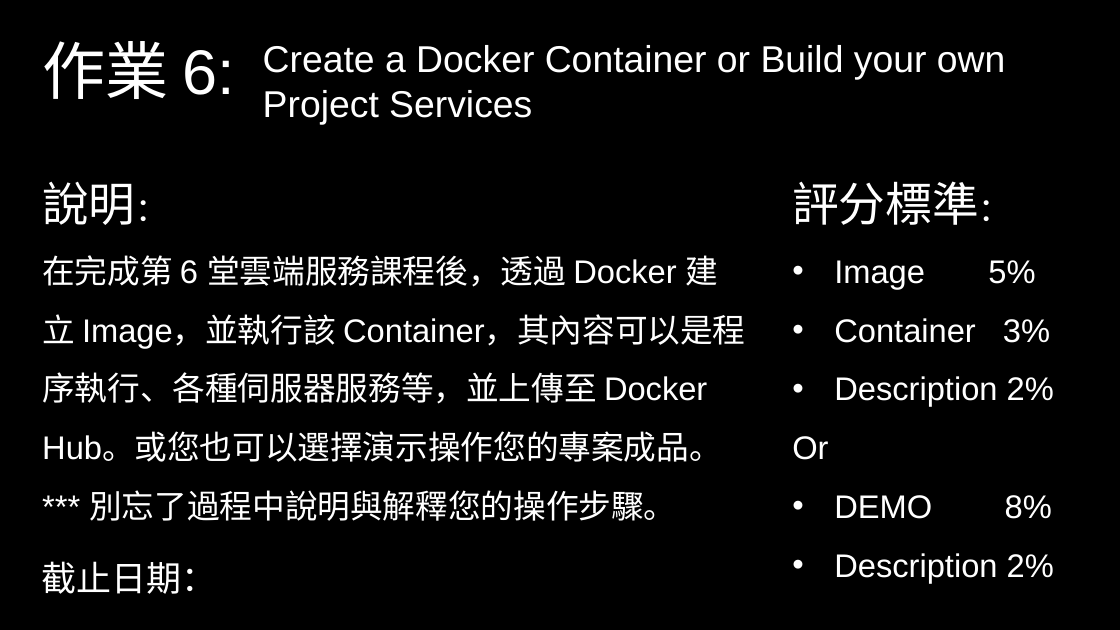
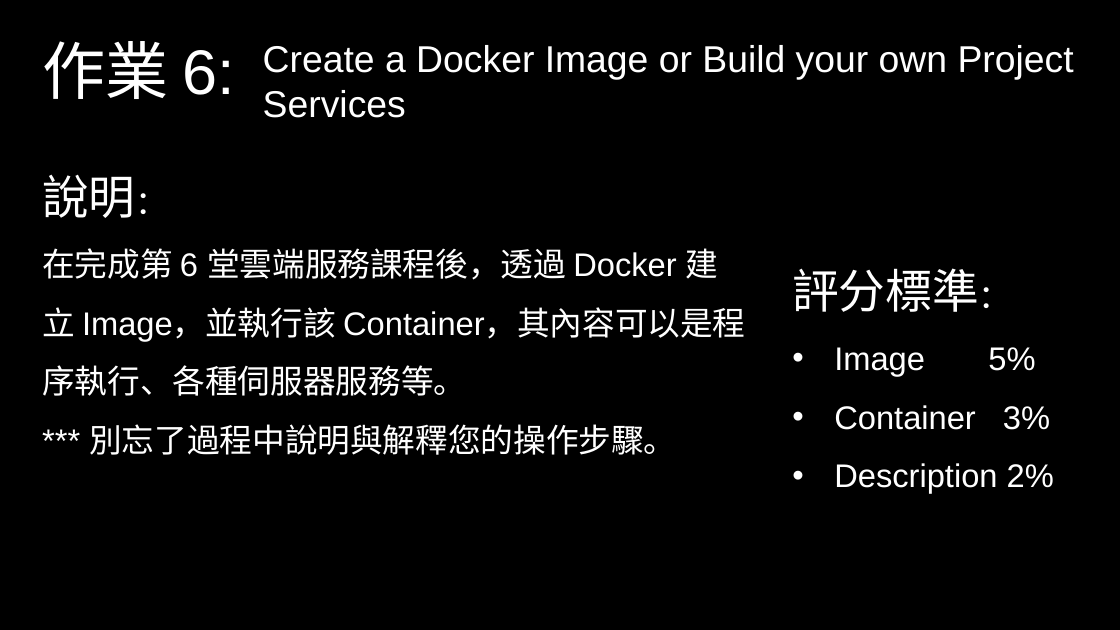
Before and after one commit to AlexChiang0208/Cloud_computing_course_SCU, a slide deck: slide 18 of 課堂資料/Week_1-3/Cloud-Computing_Introduction.pptx. Drawn at 1120x630 pixels with LibreOffice and Linux fonts; fonts in the diff are those of the drawing. Boxes give left, top, right and bottom in pixels: in the first picture for what was removed or moved away, otherwise in the second. Text is boxed around its words. In the diff, an @@ line names an element or a change of style, - is before the commit and + after.

```diff
--- a/課堂資料/Week_1-3/Cloud-Computing_Introduction.pptx
+++ b/課堂資料/Week_1-3/Cloud-Computing_Introduction.pptx
@@ text at (263, 45, 1074, 118): text changed @@
-Create a Docker Container or Build your own Project Services
+Create a Docker Image or Build your own Project Services
@@ text "說明：": place and size @@
-text "說明：" at (42, 181, 745, 521)
+text "說明：" at (42, 174, 745, 455)
@@ text at (42, 248, 745, 396): text changed @@
-在完成第 6 堂雲端服務課程後，透過 Docker 建立 Image，並執行該 Container，其內容可以是程序執行、各種伺服器服務等，並上傳至 Docker Hub。或您也可以選擇演示操作您的專案成品。
+在完成第 6 堂雲端服務課程後，透過 Docker 建立 Image，並執行該 Container，其內容可以是程序執行、各種伺服器服務等。
@@ text "評分標準：": place and size @@
-text "評分標準：" at (792, 181, 1054, 583)
+text "評分標準：" at (792, 268, 1054, 493)
@@ text at (792, 436, 1054, 583): paragraphs removed @@
-Or
-• DEMO 8%
-• Description 2%
@@ text removed at (41, 561, 216, 594) @@
-截止日期：
```
Also in this commit, not shown: 13 other files.
